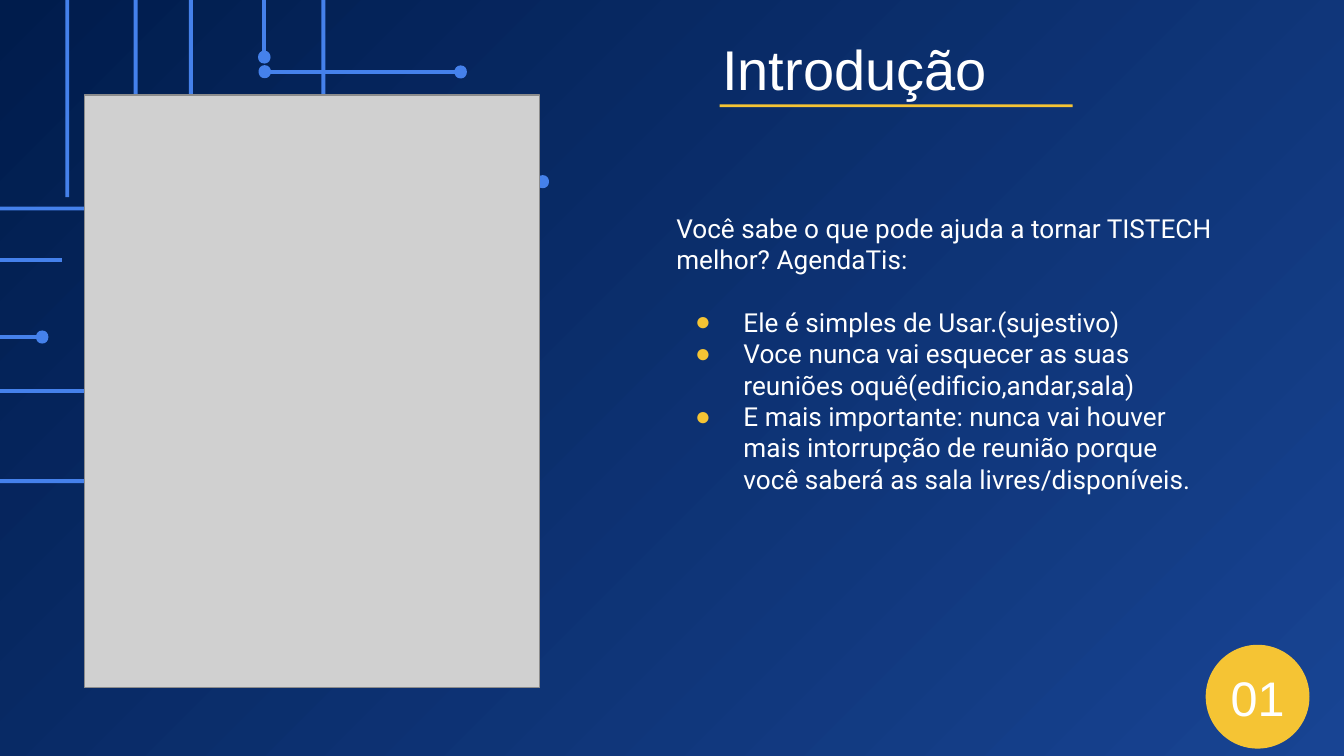
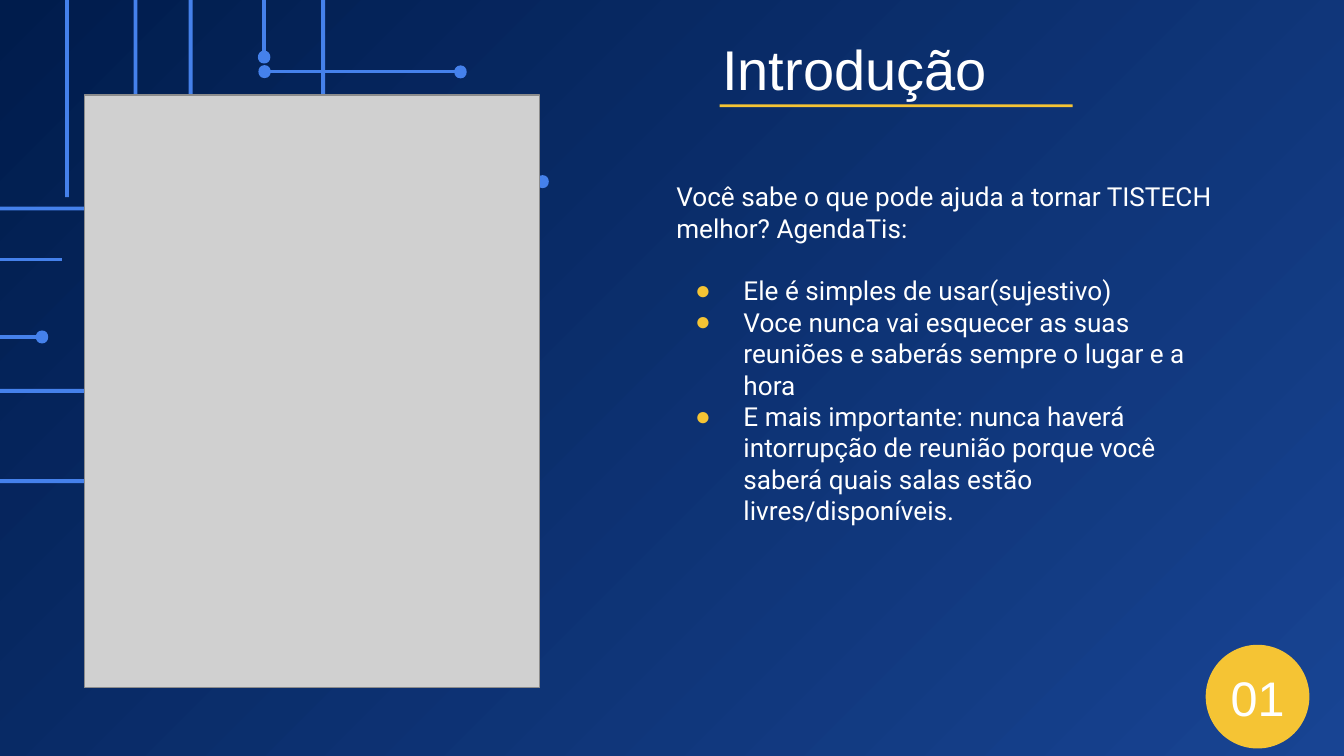
Before and after one commit to gelson2021/Projecto_tis, a slide deck: slide 5 of AgendaTis Apresentação.ppsx. Drawn at 1344x756 pixels with LibreOffice and Linux fonts; fonts in the diff are those of the drawing; grey boxes stand for pictures; background and template pictures are left out. Boxes give left, top, right and bottom in pixels: in the first picture for what was removed or moved away, otherwise in the second. Text is boxed around its words. In the diff, an @@ line names an element or a change of style, - is before the commit and + after.

```diff
--- a/AgendaTis Apresentação.ppsx
+++ b/AgendaTis Apresentação.ppsx
@@ text at [743, 279, 1184, 526]: text changed @@
-● Ele é simples de Usar.(sujestivo)
-● Voce nunca vai esquecer as suas reuniões oquê(edificio,andar,sala)
-● E mais importante: nunca vai houver mais intorrupção de reunião porque você saberá as sala livres/disponíveis.
+● Ele é simples de usar(sujestivo)
+● Voce nunca vai esquecer as suas reuniões e saberás sempre o lugar e a hora
+● E mais importante: nunca haverá intorrupção de reunião porque você saberá quais salas estão livres/disponíveis.
```
Also in this commit, not shown: 13 other slides changed, 2 other files.
